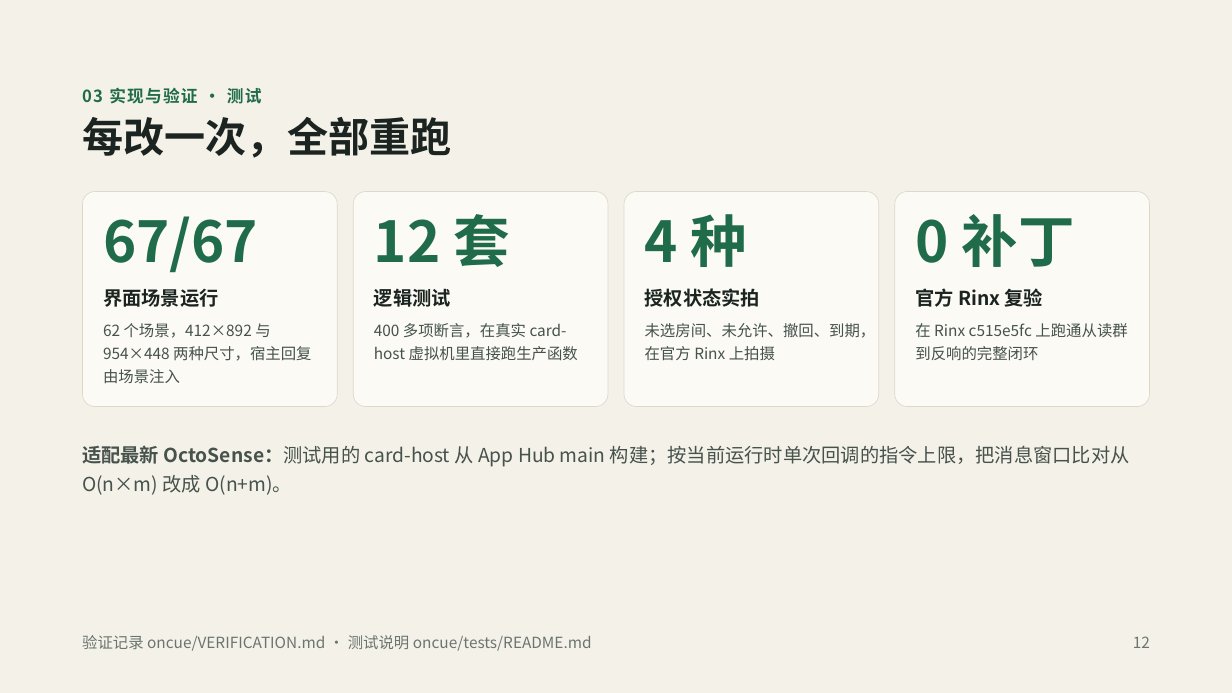
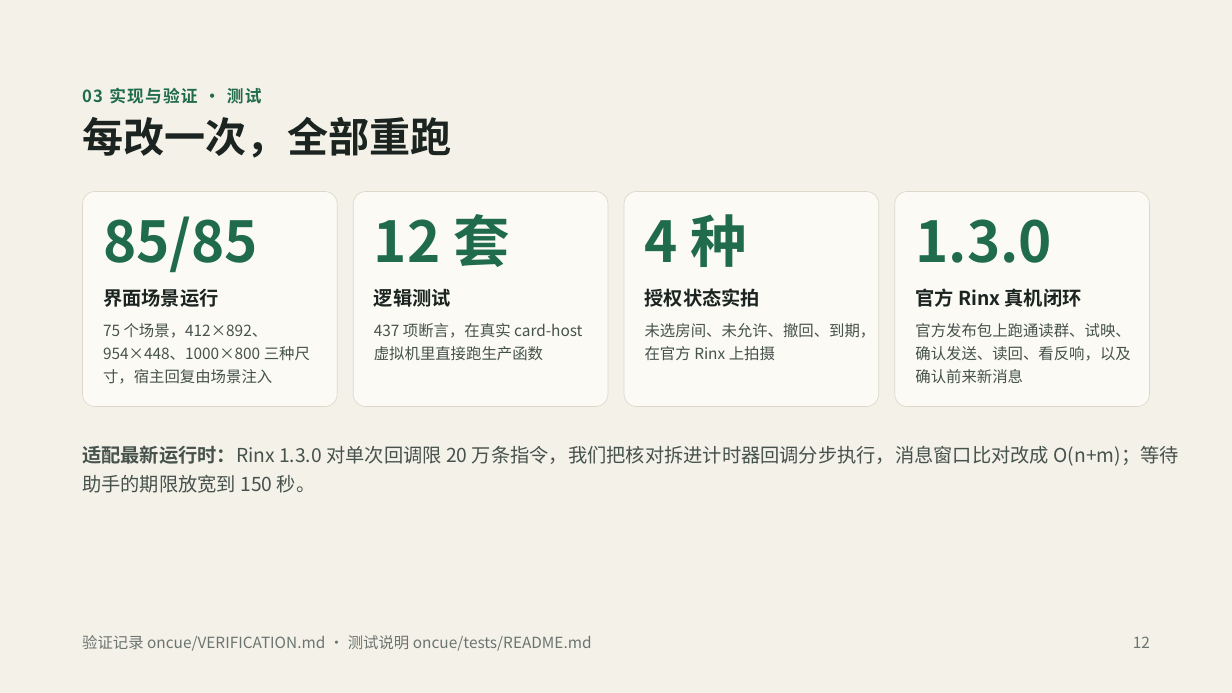
Before and after one commit to codezzzsleep/OnCue, a slide deck: slide 12 of OnCue 复赛说明.pptx. Drawn at 1232x693 pixels with LibreOffice and Linux fonts; fonts in the diff are those of the drawing. Boxes give left, top, right and bottom in pixels: in the first picture for what was removed or moved away, otherwise in the second. Text is boxed around its words. In the diff, an @@ line names an element or a change of style, - is before the commit and + after.

Commit message:
0.5.3 证据与文档：官方 1.3.0 真机闭环证据（含 N16 与第二账号反响）、演示视频归位与说明、更新 PPT 副本与宿主基线文档

```diff
--- a/OnCue 复赛说明.pptx
+++ b/OnCue 复赛说明.pptx
@@ text at (103,216,258,273): text changed @@
-67/67
+85/85
@@ text at (915,219,1052,263): text changed @@
-0 补丁
+1.3.0
@@ text at (915,288,1082,307): text changed @@
-官方 Rinx 复验
+官方 Rinx 真机闭环
@@ text at (103,323,310,384): text changed @@
-62 个场景，412×892 与 954×448 两种尺寸，宿主回复由场景注入
+75 个场景，412×892、954×448、1000×800 三种尺寸，宿主回复由场景注入
@@ text at (374,323,582,360): text changed @@
-400 多项断言，在真实 card-host 虚拟机里直接跑生产函数
+437 项断言，在真实 card-host 虚拟机里直接跑生产函数
@@ text at (915,323,1130,383): text changed @@
-在 Rinx c515e5fc 上跑通从读群到反响的完整闭环
+官方发布包上跑通读群、试映、确认发送、读回、看反响，以及确认前来新消息
@@ text at (82,445,1179,493): text changed @@
-适配最新 OctoSense：测试用的 card-host 从 App Hub main 构建；按当前运行时单次回调的指令上限，把消息窗口比对从 O(n×m) 改成 O(n+m)。
+适配最新运行时：Rinx 1.3.0 对单次回调限 20 万条指令，我们把核对拆进计时器回调分步执行，消息窗口比对改成 O(n+m)；等待助手的期限放宽到 150 秒。
```
Also in this commit, not shown: 3 other slides changed, 22 other files.
